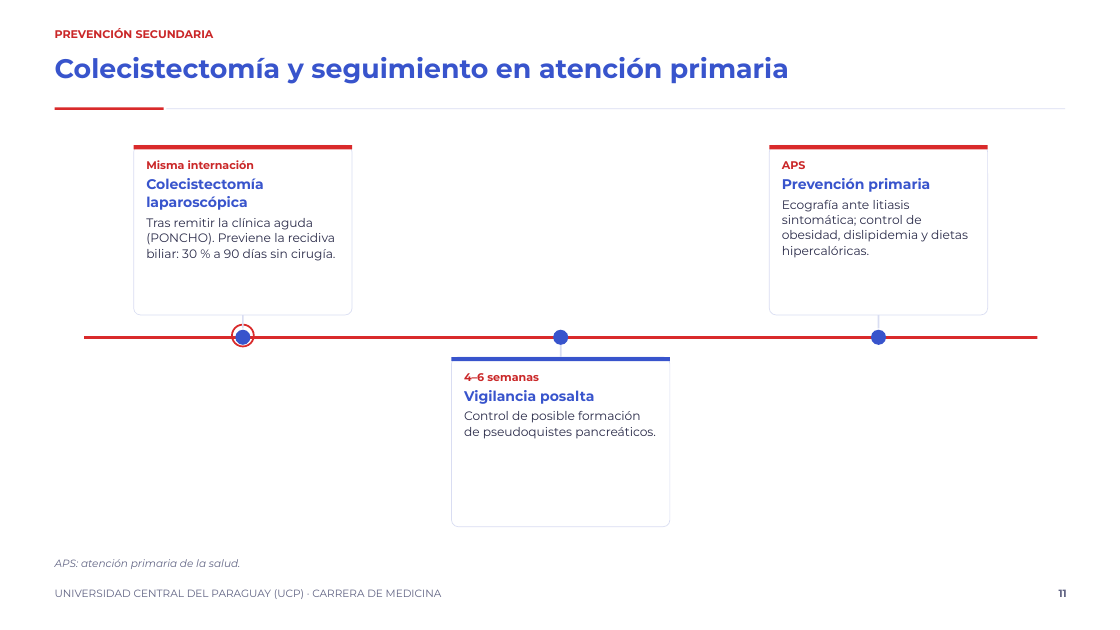
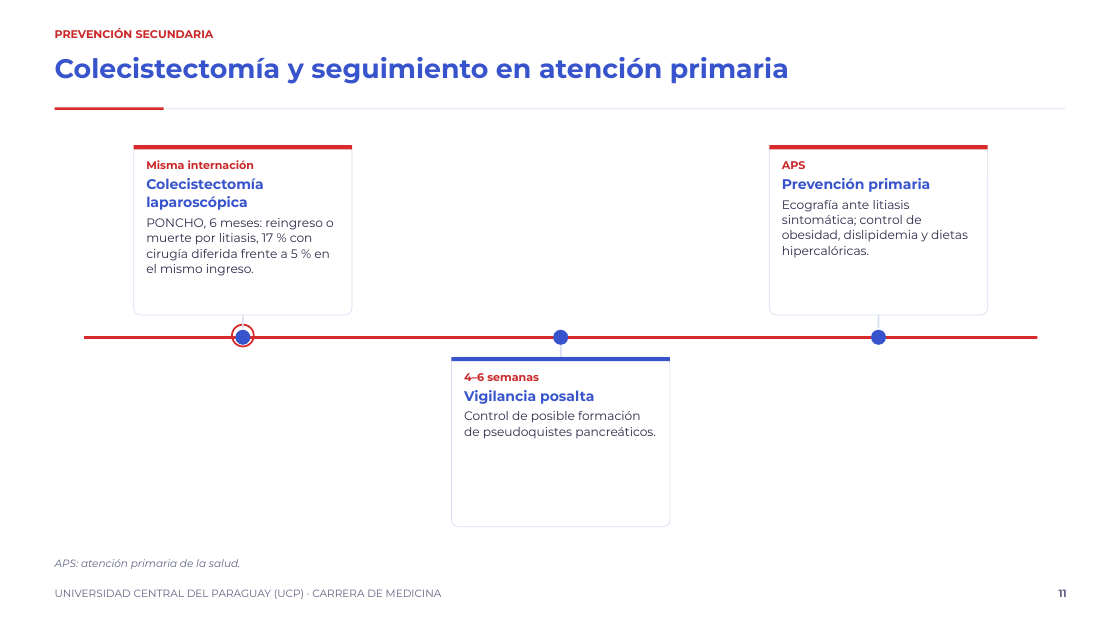
Before and after one commit to rpsin9096/slide-repo-v1, a slide deck: slide 11 of entregas-es/pancreatitis-biliar/Pancreatitis_biliar_12_diapositivas_es.pptx. Drawn at 1120x630 pixels with LibreOffice and Linux fonts; fonts in the diff are those of the drawing. Boxes give left, top, right and bottom in pixels: in the first picture for what was removed or moved away, otherwise in the second. Text is boxed around its words. In the diff, an @@ line names an element or a change of style, - is before the commit and + after.

Commit message:
Correcciones tras verificación de fuentes (PONCHO, ventana TC, referencias)
- Diap. 11: '30 % a 90 días' sustituido por el dato del PONCHO (Lancet 2015): 17 % vs 5 % a 6 meses.
- Diap. 9: takeaway de TC 72-96 h reformulado a 'reduce el riesgo de subestimar la necrosis'.
- Diap. 12: añadida WSES 2019 (Leppäniemi A et al., World J Emerg Surg 2019;14:27) como fuente de la ventana TC.
- PPTX reconstruido: 17 diapositivas, 0 violaciones de contraste.

```diff
--- a/entregas-es/pancreatitis-biliar/Pancreatitis_biliar_12_diapositivas_es.pptx
+++ b/entregas-es/pancreatitis-biliar/Pancreatitis_biliar_12_diapositivas_es.pptx
@@ text at [146,218,334,276]: text changed @@
-Tras remitir la clínica aguda (PONCHO). Previene la recidiva biliar: 30 % a 90 días sin cirugía.
+PONCHO, 6 meses: reingreso o muerte por litiasis, 17 % con cirugía diferida frente a 5 % en el mismo ingreso.
```
Also in this commit, not shown: 2 other slides changed, 1 other file.
